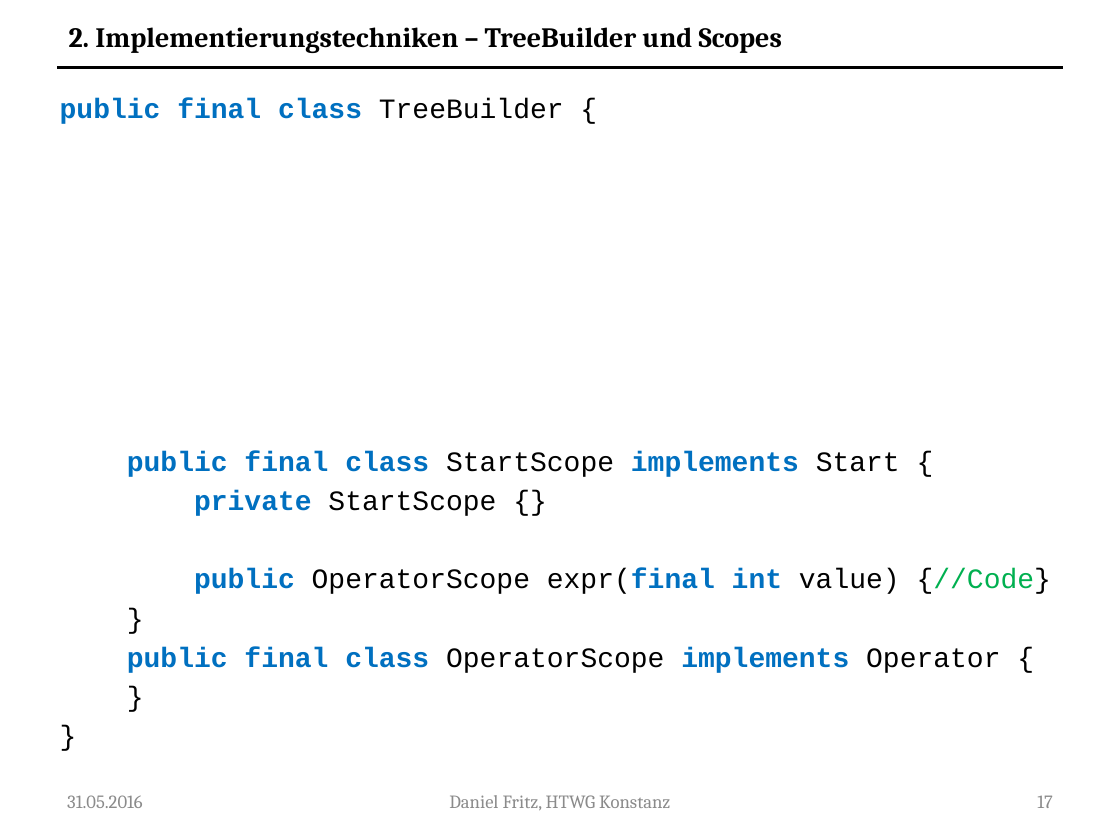
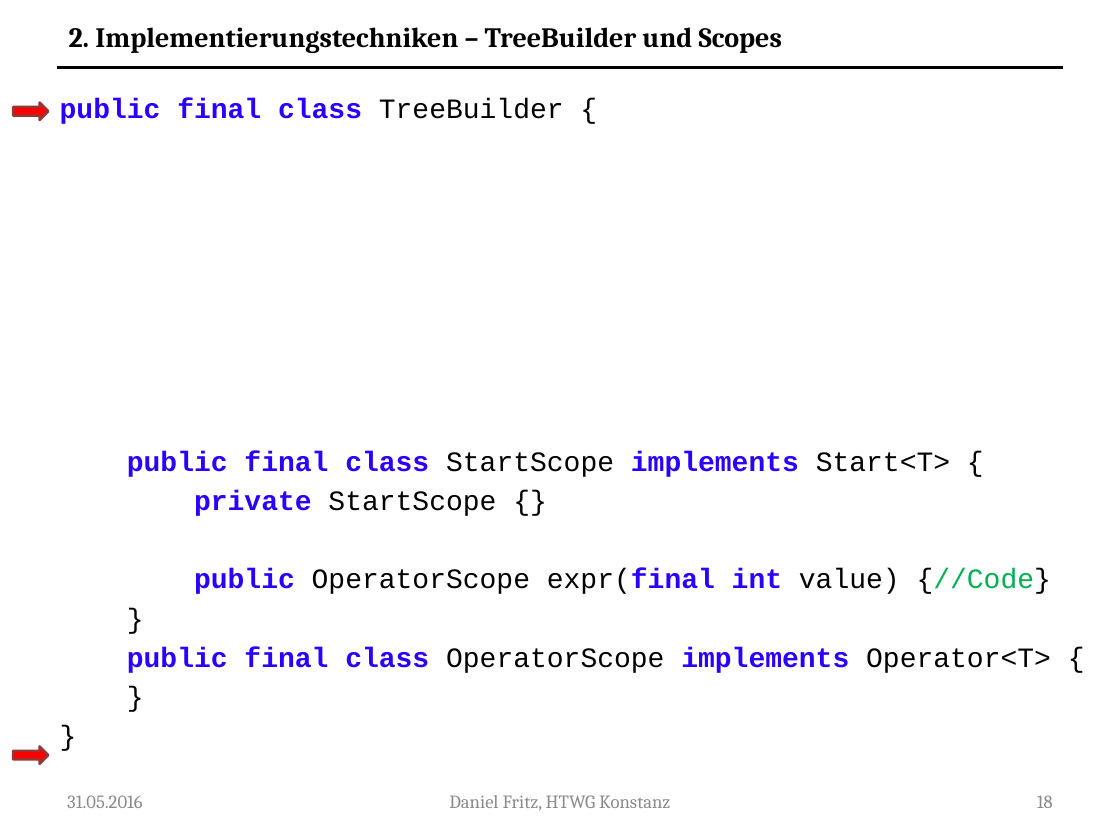
Before and after one commit to Guldenbart/MA, a slide deck: slide 18 of ppt/MA.pptx (slide 17 before the commit). Drawn at 1120x840 pixels with LibreOffice and Linux fonts; fonts in the diff are those of the drawing. Boxes give left, top, right and bottom in pixels: in the first picture for what was removed or moved away, otherwise in the second. Text is boxed around its words. In the diff, an @@ line names an element or a change of style, - is before the commit and + after.

```diff
--- a/ppt/MA.pptx
+++ b/ppt/MA.pptx
@@ right arrow added at [13,103,48,121], fill #FF0000, outline #953735 1.5 pt @@
@@ text at [60,98,1051,594]: text colour #0070C0 to #2A00FF in "public final class", "private", "public expr(final int" @@
@@ text at [127,451,950,477]: text changed; text colour #0070C0 to #2A00FF @@
-public final class StartScope implements Start {
+public final class StartScope implements Start<T> {
@@ text at [127,647,1051,673]: text changed; text colour #0070C0 to #2A00FF @@
-public final class OperatorScope implements Operator {
+public final class OperatorScope implements Operator<T> {
@@ right arrow added at [13,746,48,764], fill #FF0000, outline #953735 1.5 pt @@
@@ page number at [1037,795,1053,808]: text changed @@
-17
+18
```
Also in this commit, not shown: 12 other slides changed, 11 slides added.
